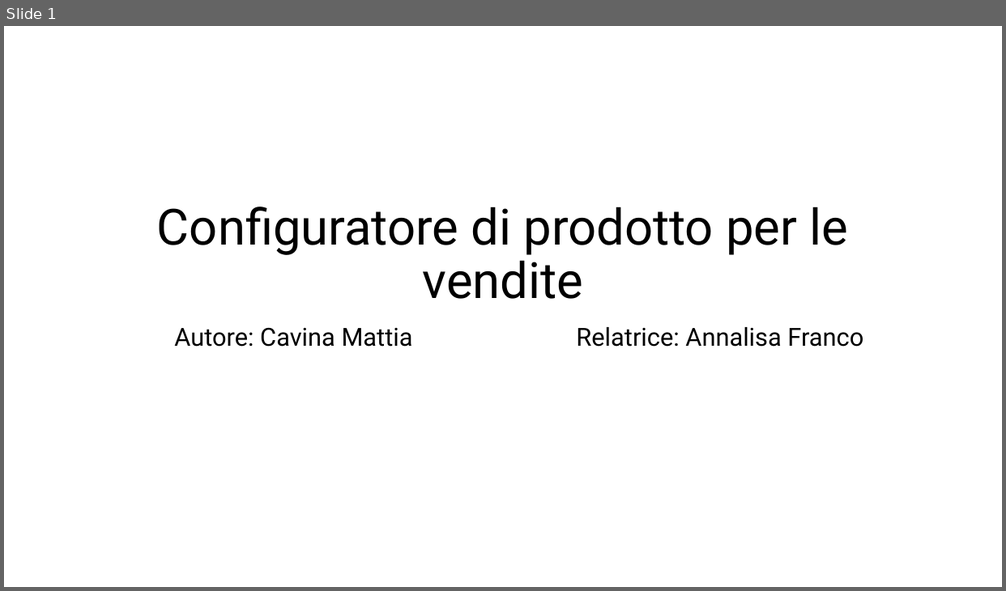
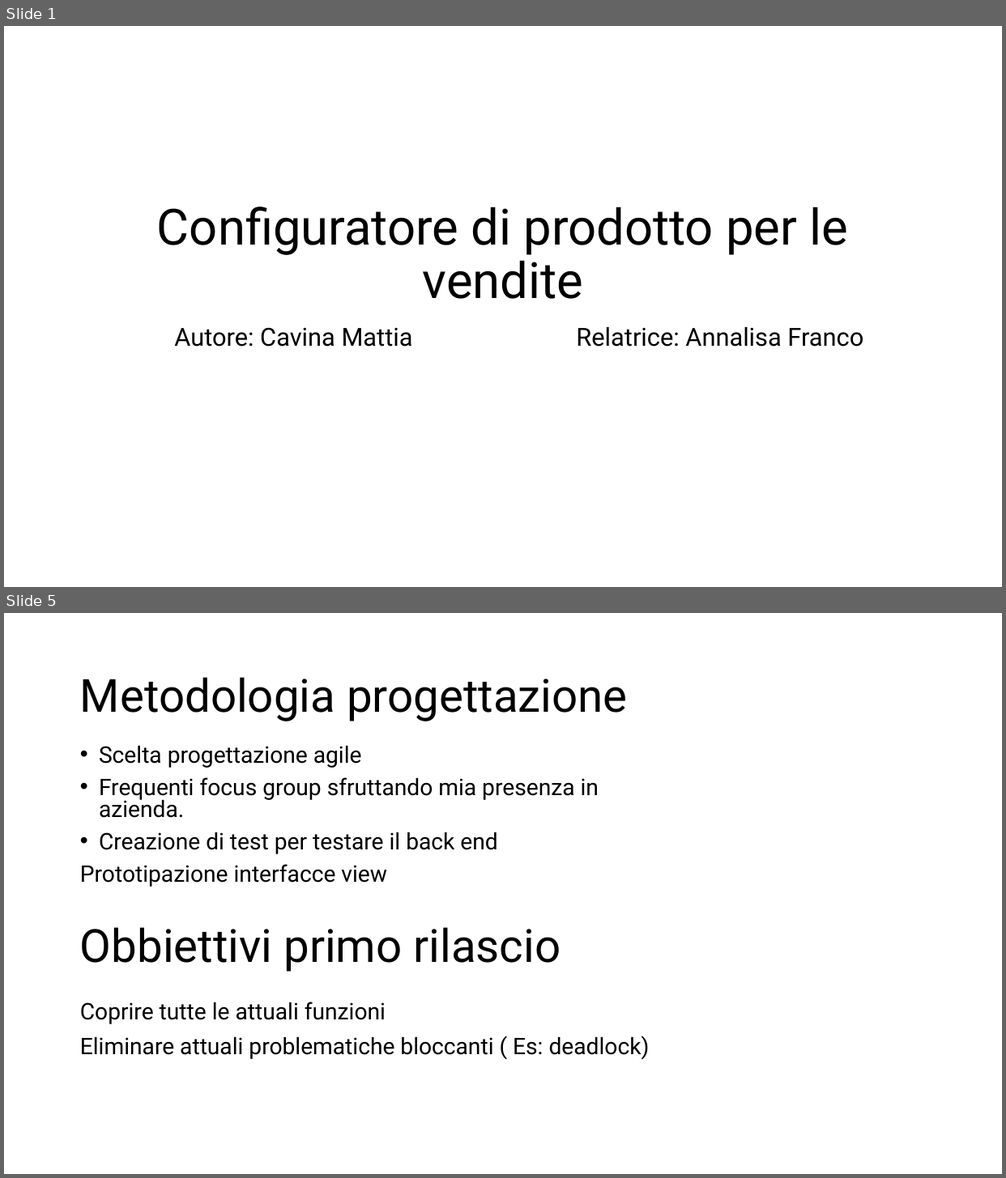
Before and after one commit to Cav95/Tesi_Triennale, a slide deck: Slide/Configuratore di prodotto per le vendite.pptx. Shown one above the other, each under a label of ours: slide 1 before the commit, slides 1 and 5 after it; the slides between them are not shown. The pictures are 1006x591 and 1006x1178 pixels, drawn with LibreOffice and Linux fonts; fonts in the diff are those of the drawing. Boxes give left, top, right and bottom in pixels: in the first picture for what was removed or moved away, otherwise in the second. Text is boxed around its words. In the diff, an @@ line names an element or a change of style, - is before the commit and + after.

```diff
--- a/Slide/Configuratore di prodotto per le vendite.pptx
+++ b/Slide/Configuratore di prodotto per le vendite.pptx
@@ slide 5 added at (4, 613, 1002, 1174), background #FFFFFF @@
@@ title added at (80, 677, 628, 722), 44 pt, text #000000 @@
+Metodologia progettazione
@@ text added at (80, 745, 599, 887), 22 pt, text #000000 @@
+• Scelta progettazione agile
+• Frequenti focus group sfruttando mia presenza in azienda.
+• Creazione di test per testare il back end
+Prototipazione interfacce view
@@ text added at (80, 927, 561, 972), 44 pt, text #000000 @@
+Obbiettivi primo rilascio
@@ text added at (80, 1002, 650, 1060), 22 pt, text #000000 @@
+Coprire tutte le attuali funzioni
+Eliminare attuali problematiche bloccanti ( Es: deadlock)
```
Also in this commit, not shown: 1 slide changed, 9 other slides added, 1 other file.
